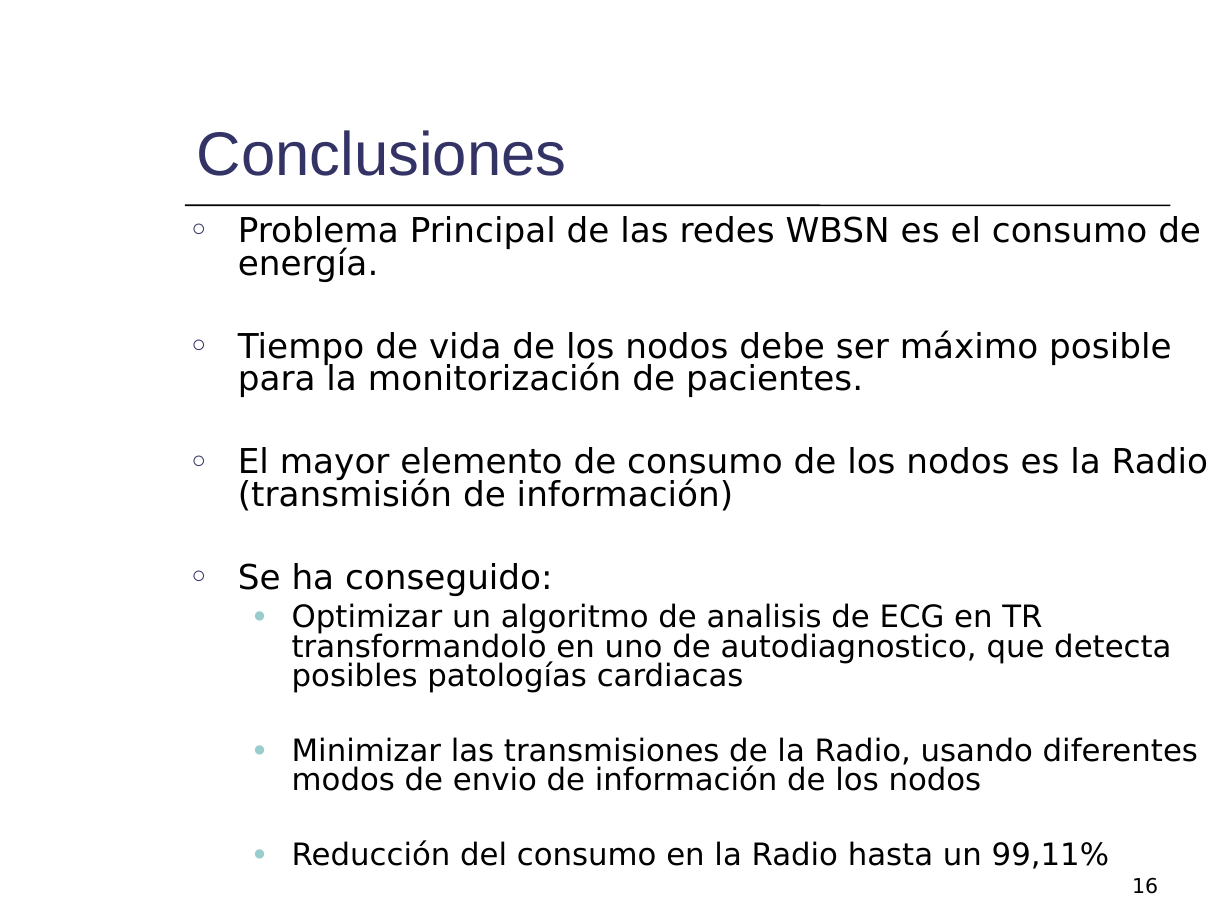
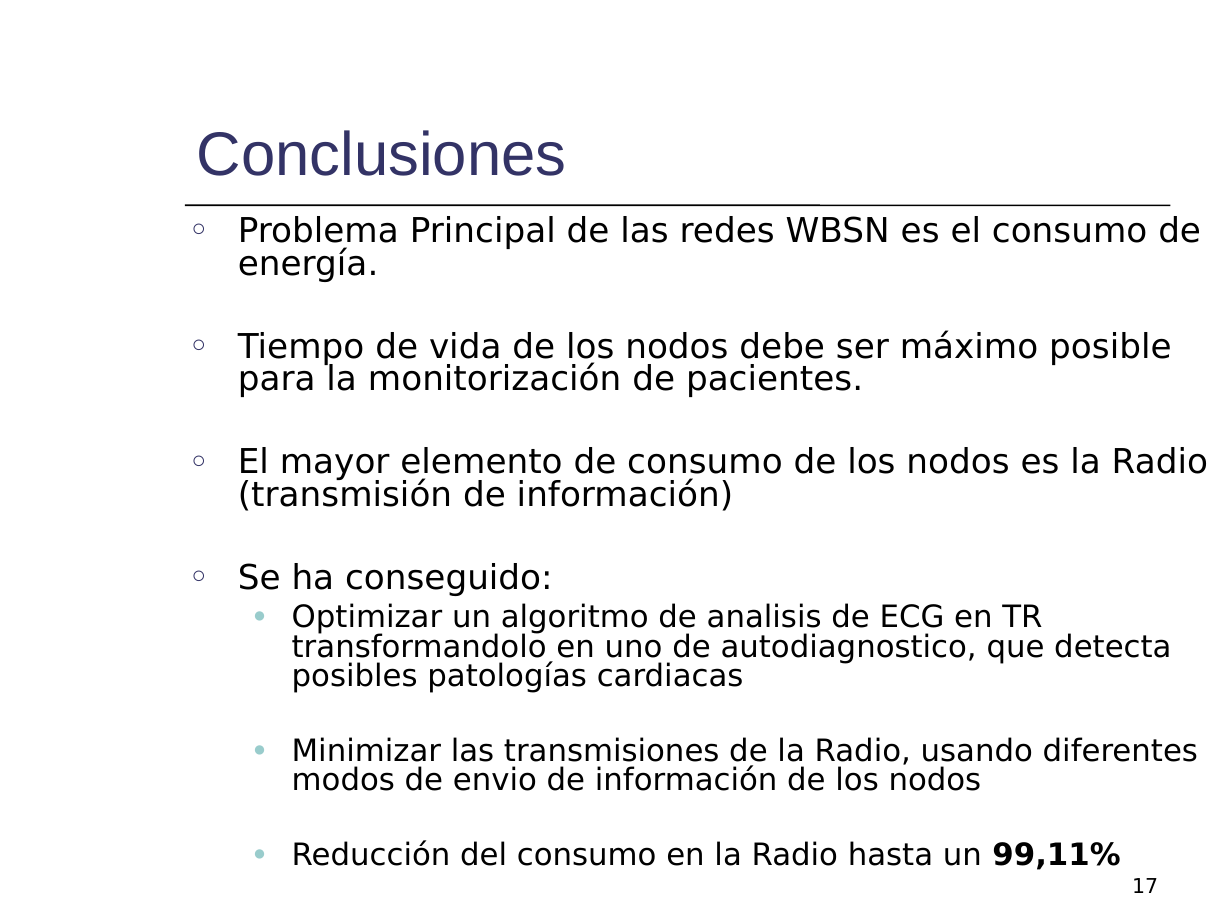
Before and after one commit to mmja/redsensores, a slide deck: slide 17 of Memoria/Consumo.ppt (slide 16 before the commit). Drawn at 1232x924 pixels with LibreOffice and Linux fonts; fonts in the diff are those of the drawing. Boxes give left, top, right and bottom in pixels: in the first picture for what was removed or moved away, otherwise in the second. Text is boxed around its words. In the diff, an @@ line names an element or a change of style, - is before the commit and + after.

```diff
--- a/Memoria/Consumo.ppt
+++ b/Memoria/Consumo.ppt
@@ text at (x1=292, y1=840, x2=1120, y2=870): bold on in "99,11%" @@
@@ page number at (x1=1132, y1=878, x2=1158, y2=893): text changed @@
-16
+17
```
Also in this commit, not shown: 5 other slides changed, 1 slide added.
